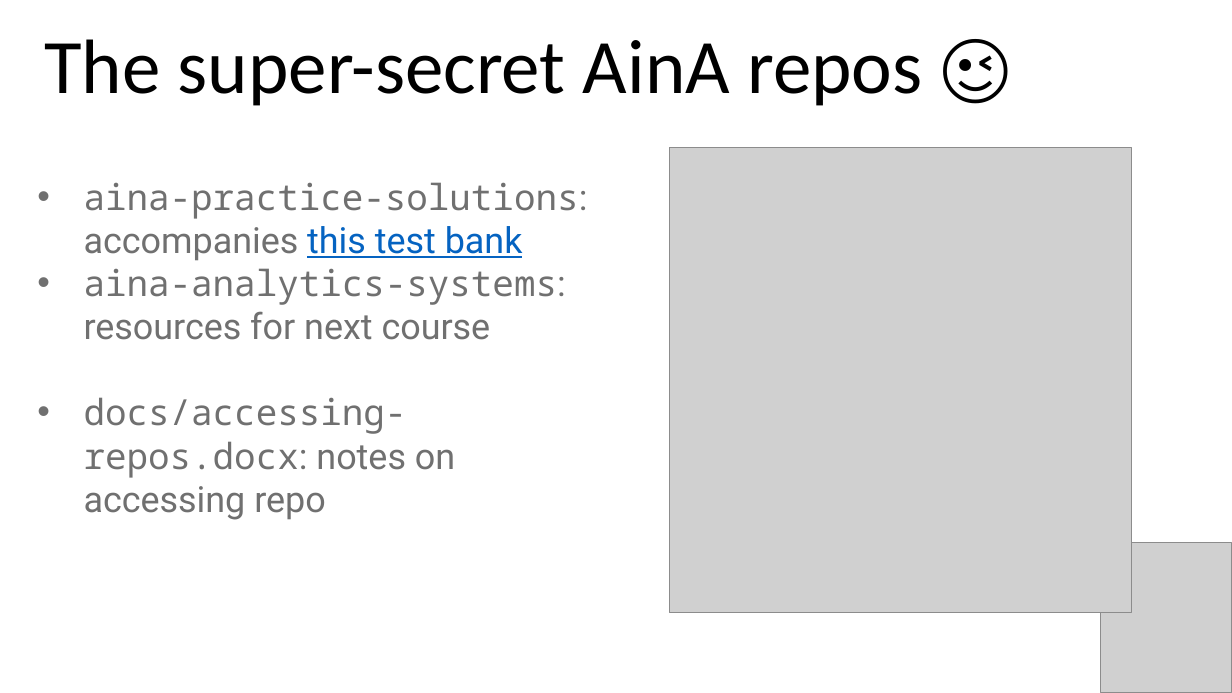
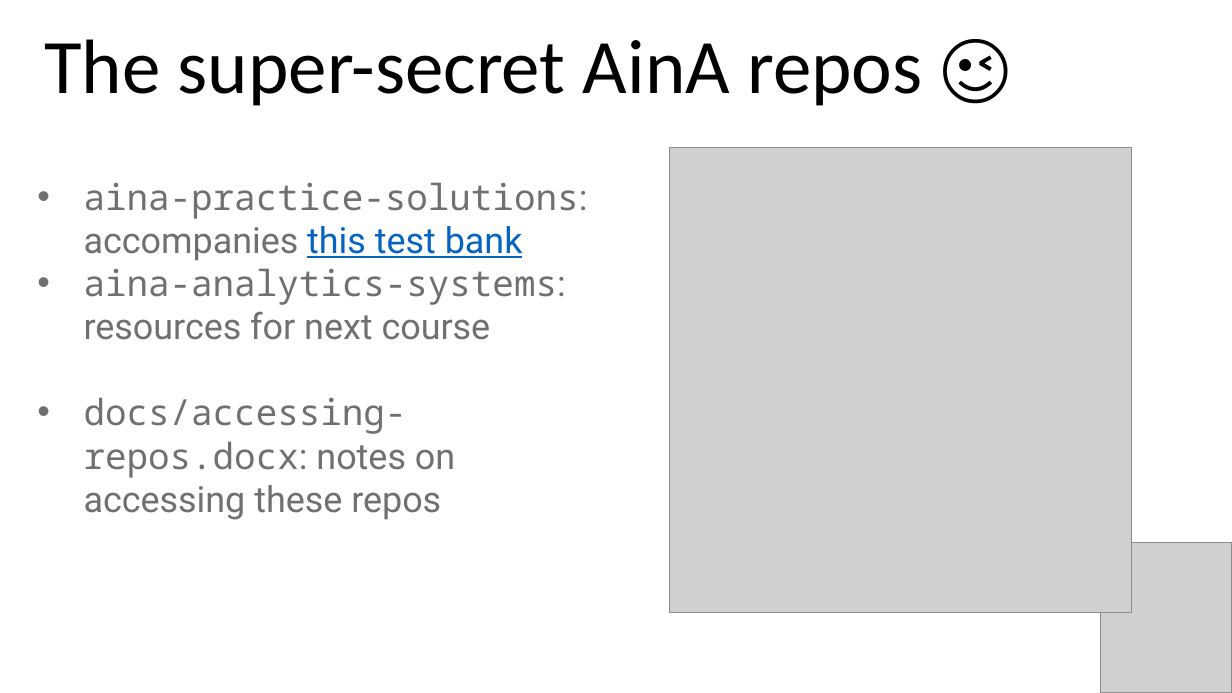
Before and after one commit to stringfestdata/aina-foundations-of-analytics, a slide deck: slide 49 of aina-foundations-of-analytics.pptx (slide 48 before the commit). Drawn at 1232x693 pixels with LibreOffice and Linux fonts; fonts in the diff are those of the drawing; grey boxes stand for pictures. Boxes give left, top, right and bottom in pixels: in the first picture for what was removed or moved away, otherwise in the second. Text is boxed around its words. In the diff, an @@ line names an element or a change of style, - is before the commit and + after.

```diff
--- a/aina-foundations-of-analytics.pptx
+++ b/aina-foundations-of-analytics.pptx
@@ text at box(84, 397, 455, 520): text changed; font Noto Sans Mono to Roboto @@
-• docs/accessing-repos.docx: notes on accessing repo
+• docs/accessing-repos.docx: notes on accessing these repos
```
Also in this commit, not shown: 4 other slides changed, 1 slide added, 18 other files.
